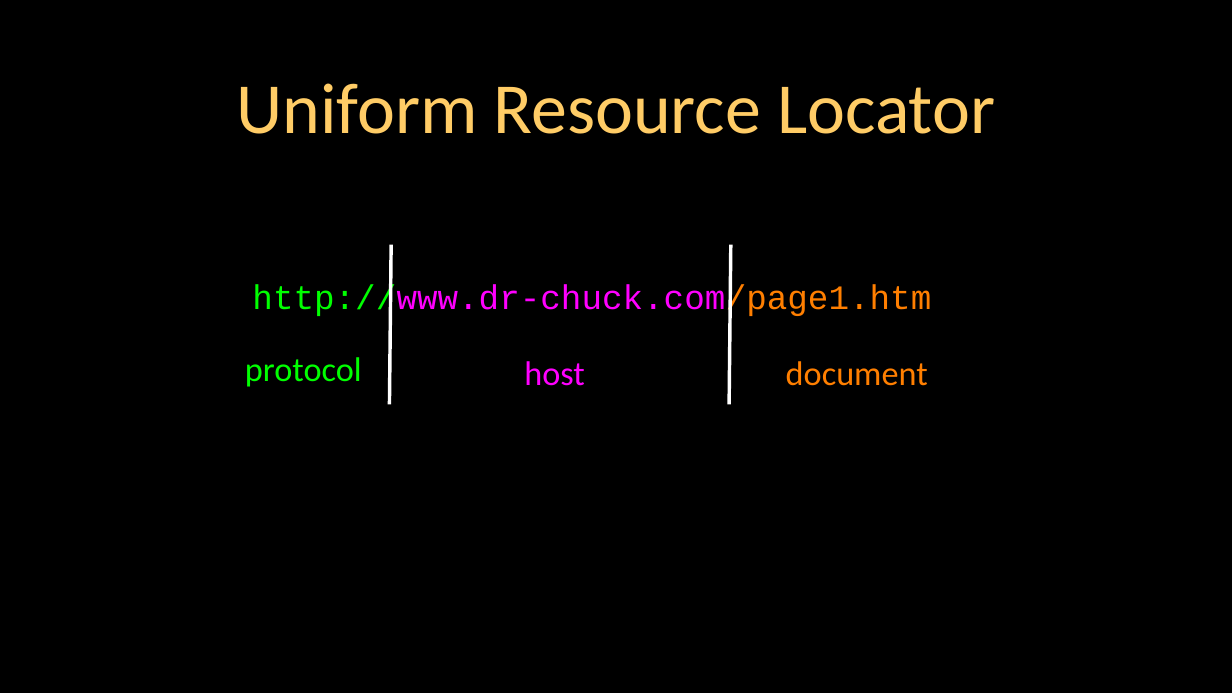
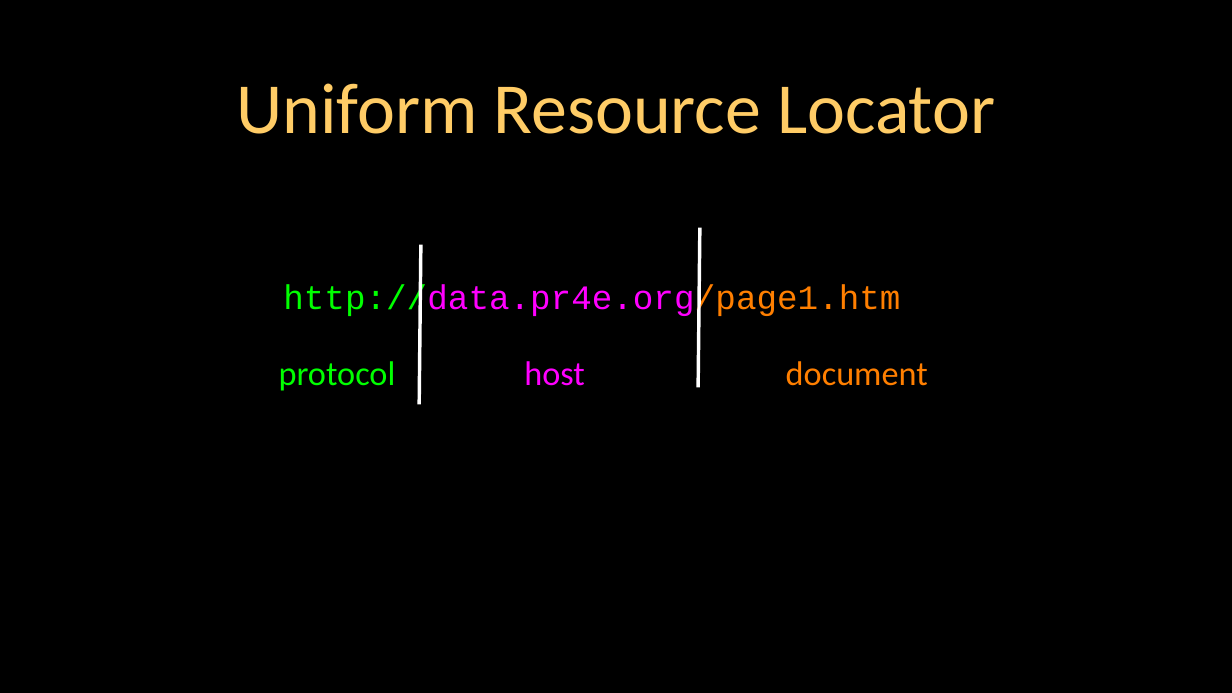
Before and after one commit to csev/dj4e, a slide deck: slide 4 of lectures/Web-01-HTTP.ppt. Drawn at 1232x693 pixels with LibreOffice and Linux fonts; fonts in the diff are those of the drawing. Boxes give left, top, right and bottom in pixels: in the first picture for what was removed or moved away, otherwise in the second. Text is boxed around its words. In the diff, an @@ line names an element or a change of style, - is before the commit and + after.

```diff
--- a/lectures/Web-01-HTTP.ppt
+++ b/lectures/Web-01-HTTP.ppt
@@ line moved from (731, 245) - (729, 404) to (700, 228) - (699, 388) @@
@@ line moved from (391, 245) - (389, 404) to (421, 245) - (419, 404) @@
@@ text at (283, 284, 900, 319): text changed @@
-http://www.dr-chuck.com/page1.htm
+http://data.pr4e.org/page1.htm
@@ text "protocol": place and size @@
-text "protocol" at (245, 357, 362, 387)
+text "protocol" at (279, 361, 396, 391)
```
Also in this commit, not shown: 6 other slides changed, 1 slide added, 1 slide removed.
